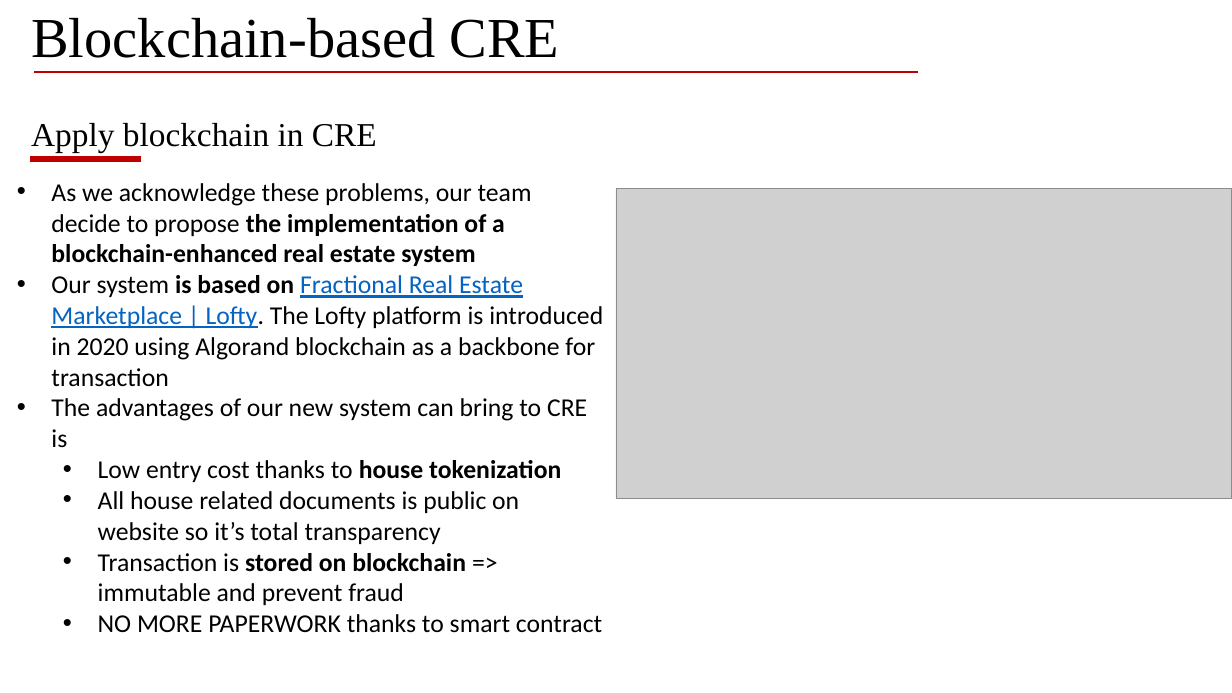
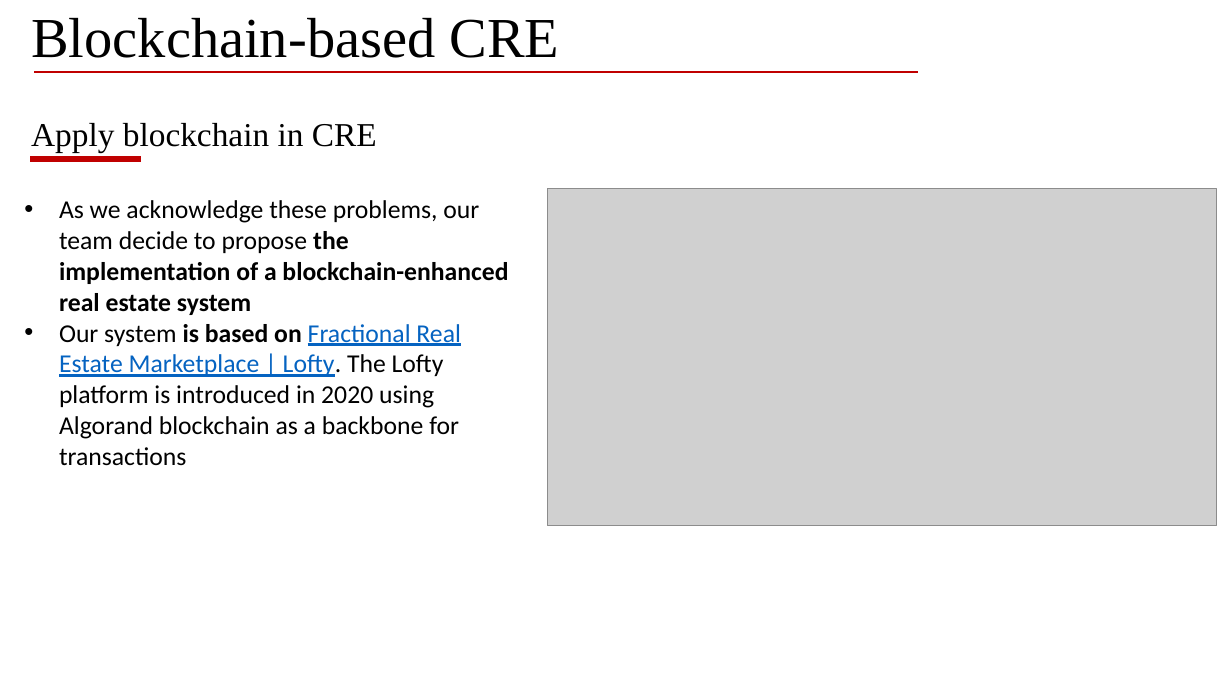
Before and after one commit to VinhQuocTran/Finalterm-Real-Estate-Blockchain, a slide deck: slide 6 of final_project_proposal.pptx. Drawn at 1232x693 pixels with LibreOffice and Linux fonts; fonts in the diff are those of the drawing; grey boxes stand for pictures. Boxes give left, top, right and bottom in pixels: in the first picture for what was removed or moved away, otherwise in the second. Text is boxed around its words. In the diff, an @@ line names an element or a change of style, - is before the commit and + after.

```diff
--- a/final_project_proposal.pptx
+++ b/final_project_proposal.pptx
@@ text "As we acknowledge these problems, ...": place and size @@
-text "As we acknowledge these problems, ..." at (51,183,603,633)
+text "As we acknowledge these problems, ..." at (59,200,508,466)
@@ picture: place and size @@
-picture at (616,189,1232,499)
+picture at (547,189,1217,526)
@@ text at (59,324,460,466): text changed @@
-• Our system is based on Fractional Real Estate Marketplace | Lofty. The Lofty platform is introduced in 2020 using Algorand blockchain as a backbone for transaction
-• The advantages of our new system can bring to CRE is
-  • Low entry cost thanks to house tokenization
-  • All house related documents is public on website so it’s total transparency
-  • Transaction is stored on blockchain => immutable and prevent fraud
-  • NO MORE PAPERWORK thanks to smart contract
+• Our system is based on Fractional Real Estate Marketplace | Lofty. The Lofty platform is introduced in 2020 using Algorand blockchain as a backbone for transactions
```
Also in this commit, not shown: 3 other slides changed, 4 slides added, 2 other files.
